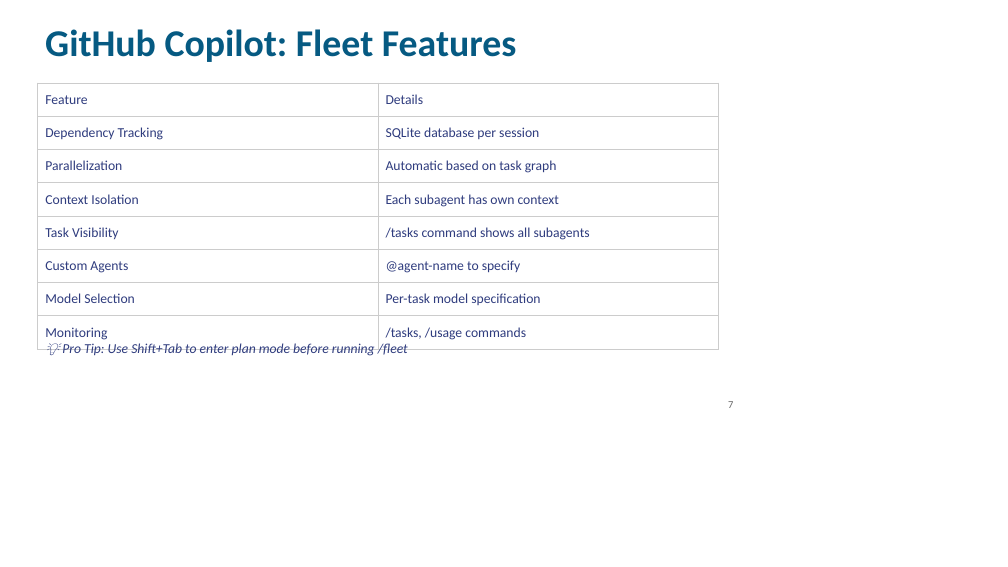
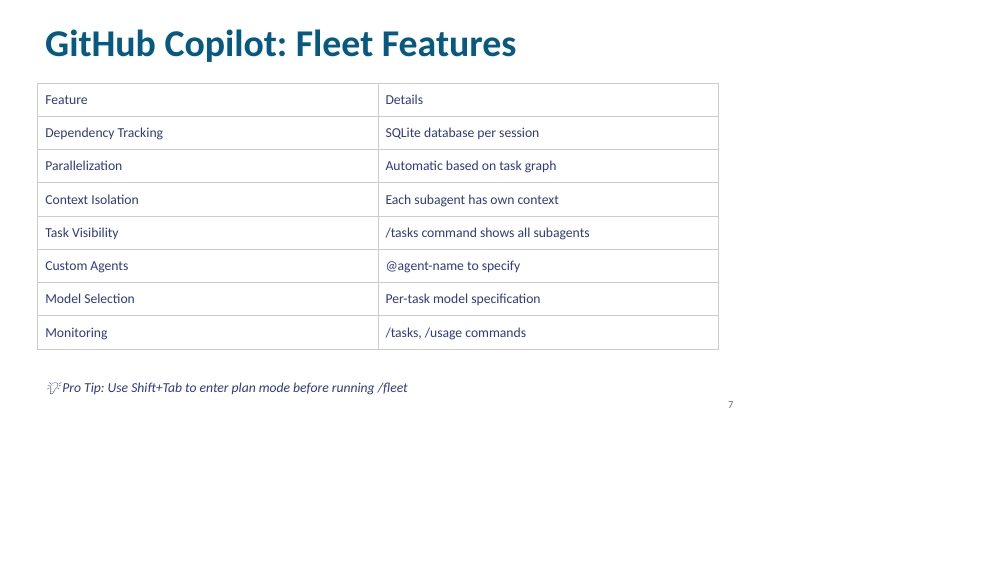
Before and after one commit to majidraza1228/mcp-postgres, a slide deck: slide 7 of docs/codex-copilot-multiagent.pptx. Drawn at 1008x567 pixels with LibreOffice and Linux fonts; fonts in the diff are those of the drawing. Boxes give left, top, right and bottom in pixels: in the first picture for what was removed or moved away, otherwise in the second. Text is boxed around its words. In the diff, an @@ line names an element or a change of style, - is before the commit and + after.

```diff
--- a/docs/codex-copilot-multiagent.pptx
+++ b/docs/codex-copilot-multiagent.pptx
@@ table resized from (x1=38, y1=83, x2=718, y2=344) to (x1=38, y1=83, x2=718, y2=349) @@
@@ text "💡 Pro Tip: Use Shift+Tab ..." moved from (x1=62, y1=341, x2=408, y2=356) to (x1=62, y1=382, x2=408, y2=395) @@
```
Also in this commit, not shown: 5 other slides changed, 3 other files.
